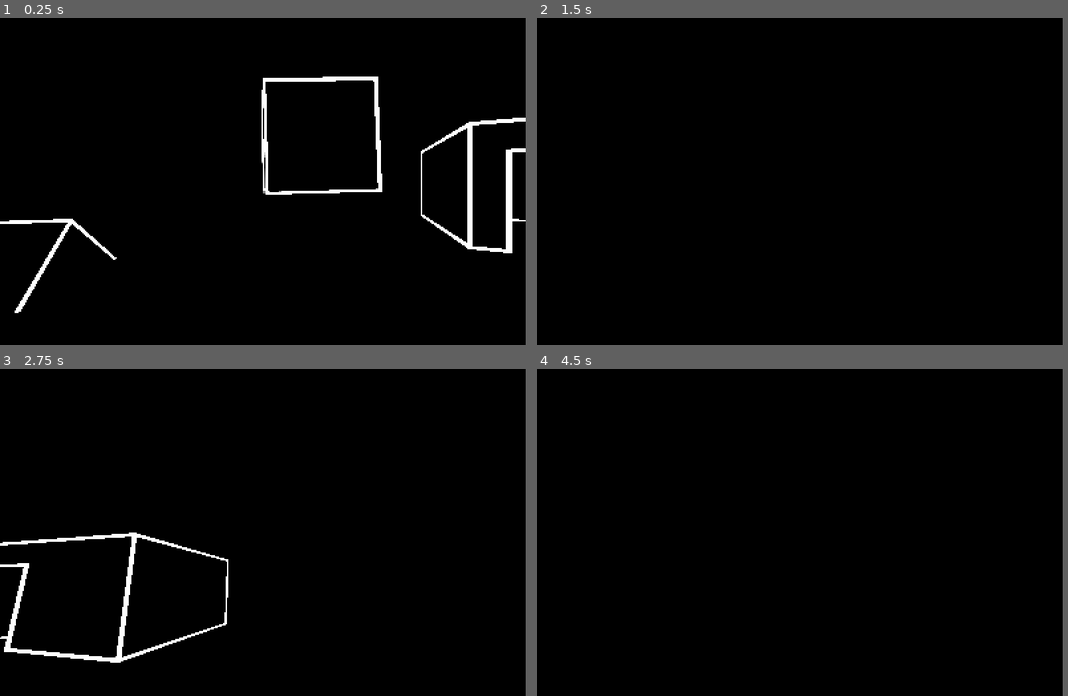
Above: before the commit, frames 1-4 (two rows, left to right).
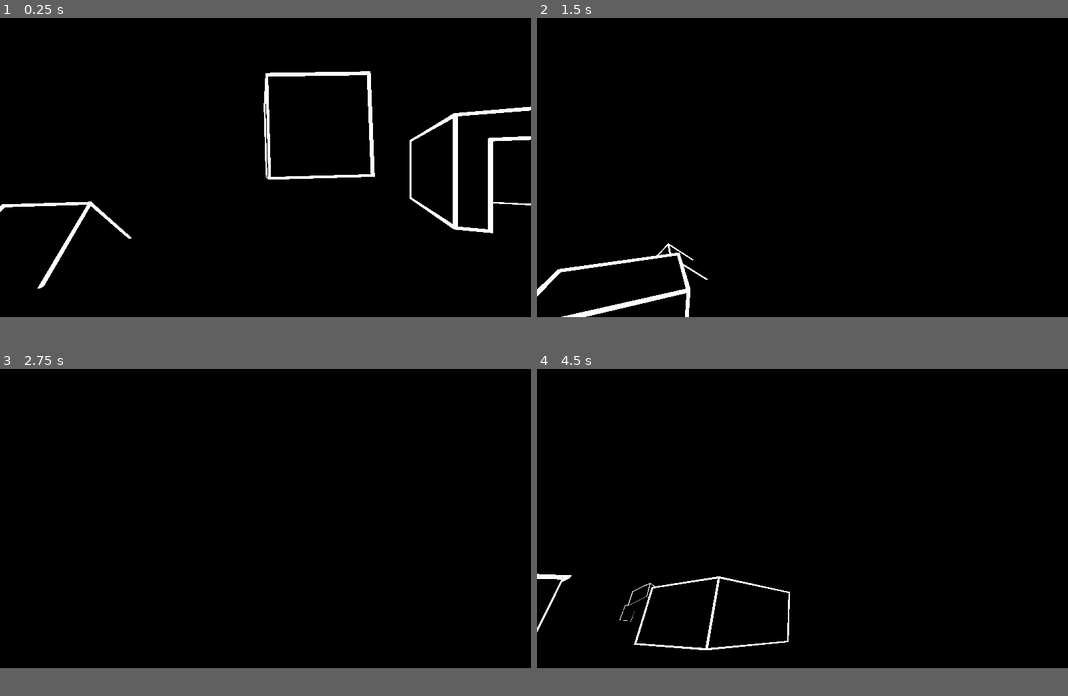
Above: after the commit, the same moments.

Repository: ChasingAir/3d1
Game: Godot game, scene res://Scenes/TestScene.tscn
The game is run twice, just before and just after one commit, with the same random seed, the same clock (stepped at 60 frames per second) and the same inputs.
Inputs (mouse positions are in pixels of both pictures, inside the frame that each line leads up to):
- Up to frame 1 (0.25 s): no input
- Up to frame 2 (1.5 s): tap Enter (ui_accept) at 0.5 s; move the mouse to (829, 181) at 0.52 s; hold W (move_forward) 0.53-1.28 s; hold Shift (move_sprint) 0.53-1.28 s; tap Space (jump) at 0.77 s; move the mouse to (696, 197) at 1.27 s; hold S (move_backward) from 1.28 s (still down); tap Shift (move_sprint) at 1.35 s
- Up to frame 3 (2.75 s): tap Space (jump) at 1.52 s; move the mouse to (313, 460) at 2.02 s; release S (move_backward) at 2.03 s; hold D (move_right) from 2.03 s (still down); hold Shift (move_sprint) from 2.03 s (still down)
- Up to frame 4 (4.5 s): move the mouse to (775, 597) at 2.77 s; release D (move_right) at 2.78 s; release Shift (move_sprint) at 2.78 s; hold W (move_forward) 2.78-3.53 s; tap Shift (move_sprint) at 2.85, 4.35 s; tap Space (jump) at 3.02, 3.77 s; move the mouse to (956, 581) at 3.52 s; hold Shift (move_sprint) 3.53-4.28 s; hold A (move_left) from 3.53 s (still down); tap Enter (ui_accept) at 4.25 s; move the mouse to (643, 483) at 4.27 s
In our replay, the window is 792x492 before the commit and 800x450 after it. These sizes can differ from the game's own. Grey fills any space a smaller window leaves; there, only what the larger window draws over its background counts as a difference.

The runs differ from the first frame. In frame 1, 5.2% of the frame differs, in the area x 0-100%, y 16-91%; in frame 2, 0.9%; in frame 3, 1.6%; in frame 4, 0.7%.

Commit message:
reexported testbuild

Diff:
--- a/project.godot
+++ b/project.godot
@@ -23,8 +23,8 @@
 
 [display]
 
-window/size/width=396
-window/size/height=246
+window/size/width=1280
+window/size/height=720
 window/size/fullscreen=true
 window/stretch/mode="viewport"
 
Not shown, changed: build/test/testbuild1.pck
